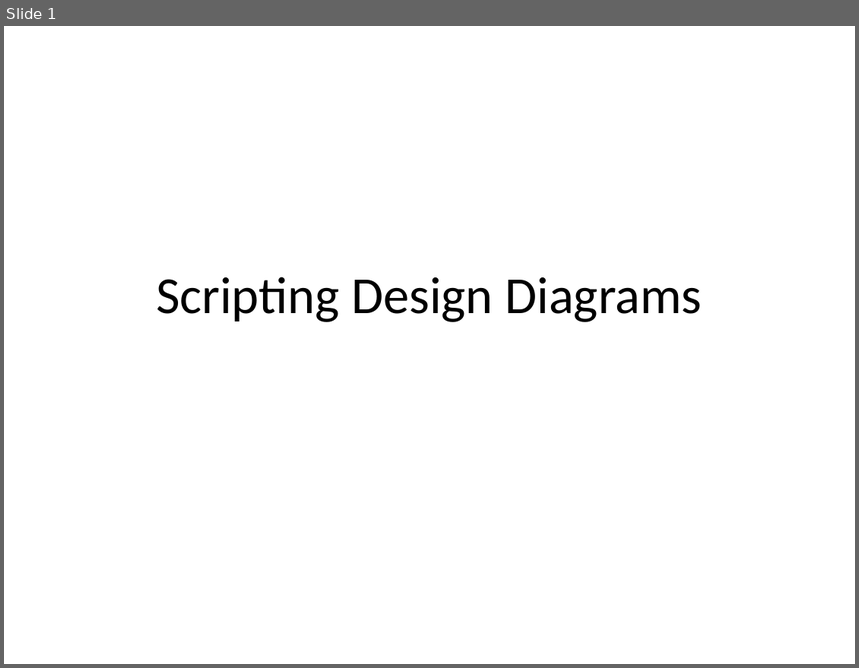
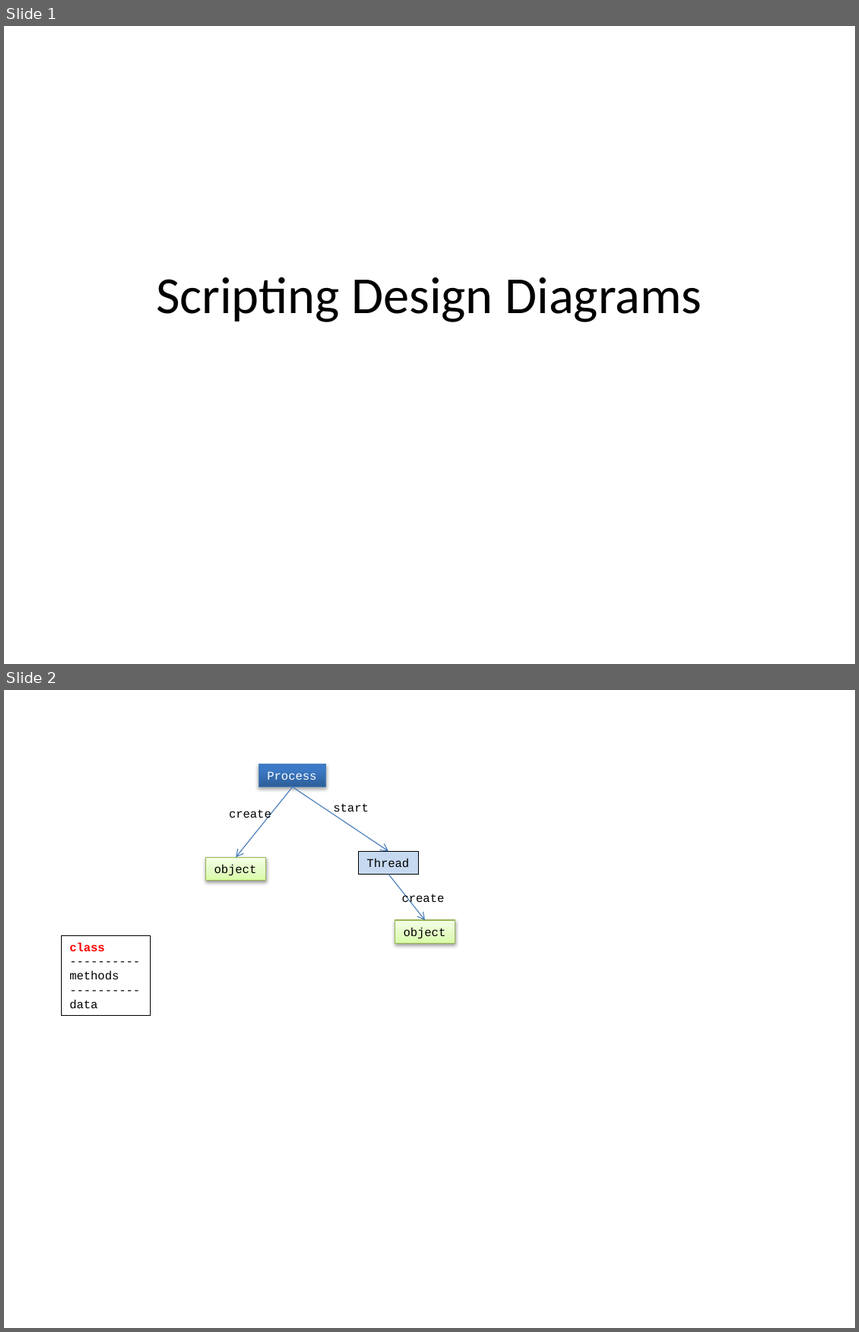
Before and after one commit to mlozborne/motin, a slide deck: Scripting/ScriptingDocumenation/DesignDiagrams.pptx. Shown one above the other, each under a label of ours: slide 1 before the commit, slides 1 and 2 after it. The pictures are 859x668 and 859x1332 pixels, drawn with LibreOffice and Linux fonts; fonts in the diff are those of the drawing. Boxes give left, top, right and bottom in pixels: in the first picture for what was removed or moved away, otherwise in the second. Text is boxed around its words. In the diff, an @@ line names an element or a change of style, - is before the commit and + after.

```diff
--- a/Scripting/ScriptingDocumenation/DesignDiagrams.pptx
+++ b/Scripting/ScriptingDocumenation/DesignDiagrams.pptx
@@ slide 2 added at (x1=4, y1=690, x2=855, y2=1328), background #FFFFFF @@
@@ rectangle added at (x1=259, y1=764, x2=325, y2=787), fill gradient #2F5F99 to #3D7CC7 to #3A7CCB, outline #4B7EBC 0.75 pt, 10 pt, text #FFFFFF @@
+Process
@@ arrow added from (293, 787) to (236, 858), #4B7EBC 0.75 pt @@
@@ arrow added from (293, 787) to (389, 852), #4B7EBC 0.75 pt @@
@@ text added at (x1=333, y1=803, x2=369, y2=815), 10 pt, text #000000 @@
+start
@@ text added at (x1=229, y1=809, x2=272, y2=822), 10 pt, text #000000 @@
+create
@@ rectangle added at (x1=205, y1=858, x2=266, y2=881), fill gradient #DAFDA7 to #E4FCC2 to #F5FFE7, outline #98B955 0.75 pt, 10 pt, text #000000 @@
+object
@@ rectangle added at (x1=358, y1=852, x2=418, y2=875), fill #C6D9F1, outline #000000 0.75 pt, 10 pt, text #000000 @@
+Thread
@@ arrow added from (389, 874) to (425, 921), #4B7EBC 0.75 pt @@
@@ text added at (x1=402, y1=893, x2=445, y2=906), 10 pt, text #000000 @@
+create
@@ rectangle added at (x1=61, y1=936, x2=150, y2=1016), outline #000000 0.75 pt, 10 pt, text #000000 @@
+class
+----------
+methods
+----------
+data
@@ rectangle added at (x1=395, y1=921, x2=455, y2=944), fill gradient #DAFDA7 to #E4FCC2 to #F5FFE7, outline #98B955 0.75 pt, 10 pt, text #000000 @@
+object
```
Also in this commit, not shown: 2 slides changed, 1 slide removed, 2 other files.
